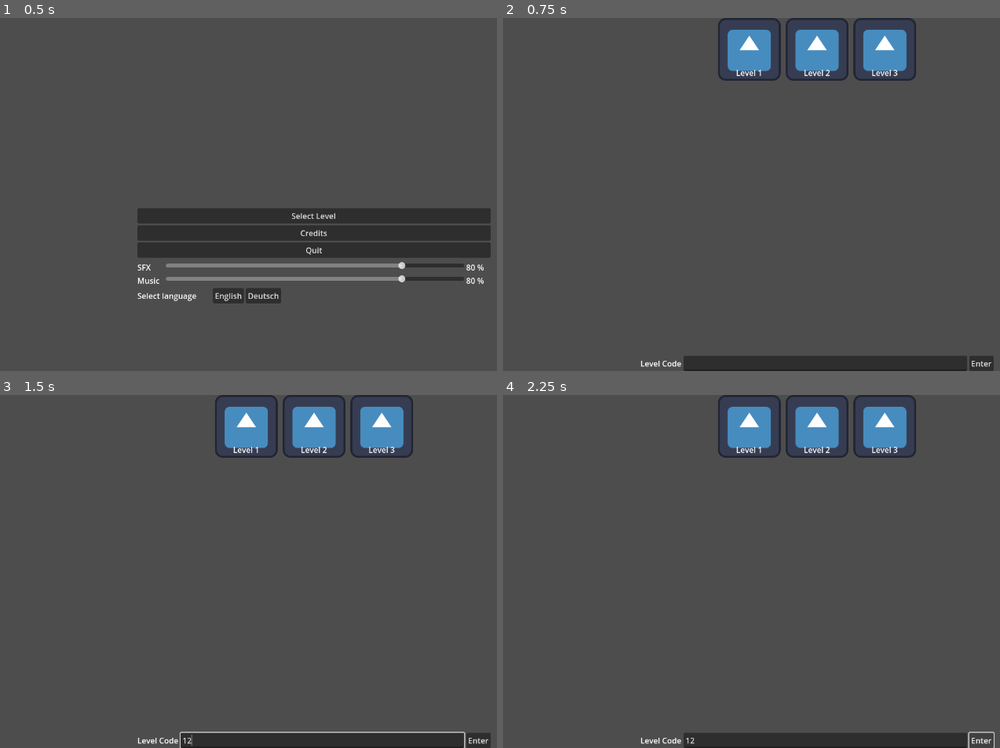
Above: before the commit, frames 1-4 (two rows, left to right).
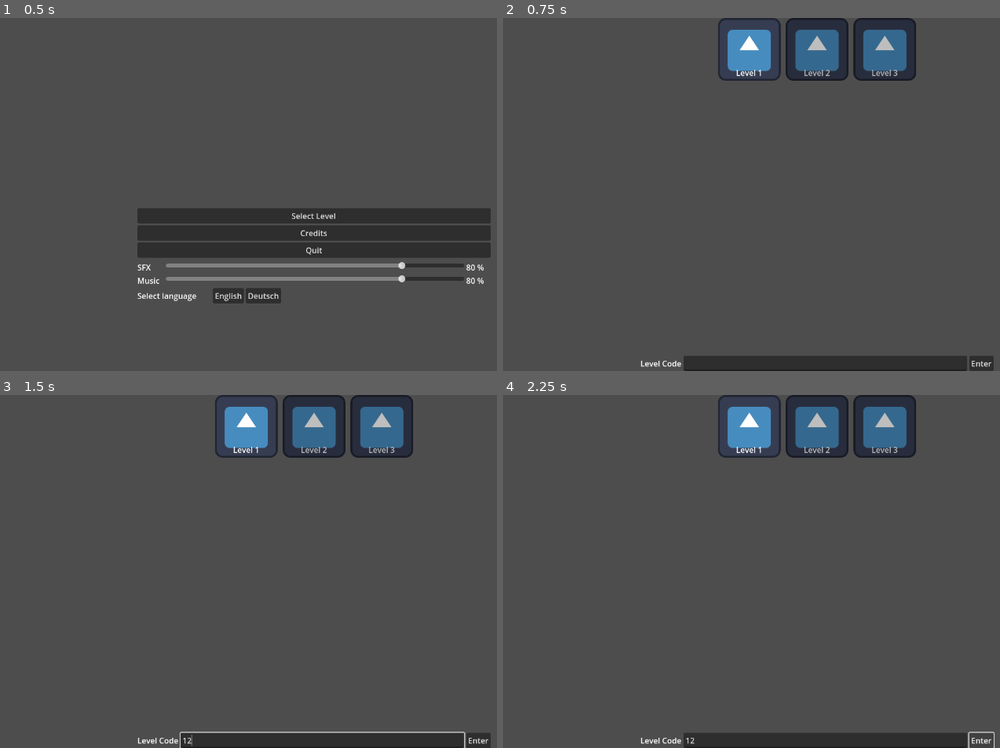
Above: after the commit, the same moments.

Repository: panorb/ludum-dare-56
Game: Godot game, scene res://world.tscn
The game is run twice, just before and just after one commit, with the same random seed, the same clock (stepped at 60 frames per second) and the same inputs. The engine's default icon, where the game draws it, is replaced by a stand-in: a white triangle on a blue panel in a dark square.
Inputs (mouse positions are in pixels of both pictures, inside the frame that each line leads up to):
- Up to frame 1 (0.5 s): no input
- Up to frame 2 (0.75 s): click "Select Level" at 0.5 s
- Up to frame 3 (1.5 s): click (323, 740) at 1.27 s; type "12" at 1.35 s
- Up to frame 4 (2.25 s): click "Enter" at 2 s

Frame 1 is identical in both runs. In frame 2, 2.1% of the frame differs, in the area x 58-82%, y 3-17%; in frame 3, 2.1%; in frame 4, 2.1%.

Commit message:
Fix locked property of level card

Diff:
--- a/godot/gui/level_menu/level_card/level_card.gd
+++ b/godot/gui/level_menu/level_card/level_card.gd
@@ -28,9 +28,9 @@
 @export var locked: bool:
 	get: return self._locked
 	set(value):
-		self._locked = locked
+		self._locked = value
 		if self.level_texture_rect:
-			if locked:
+			if value:
 				self.modulate = LOCK_MODULE
 			else:
 				self.modulate = UNLOCK_MODULATE
